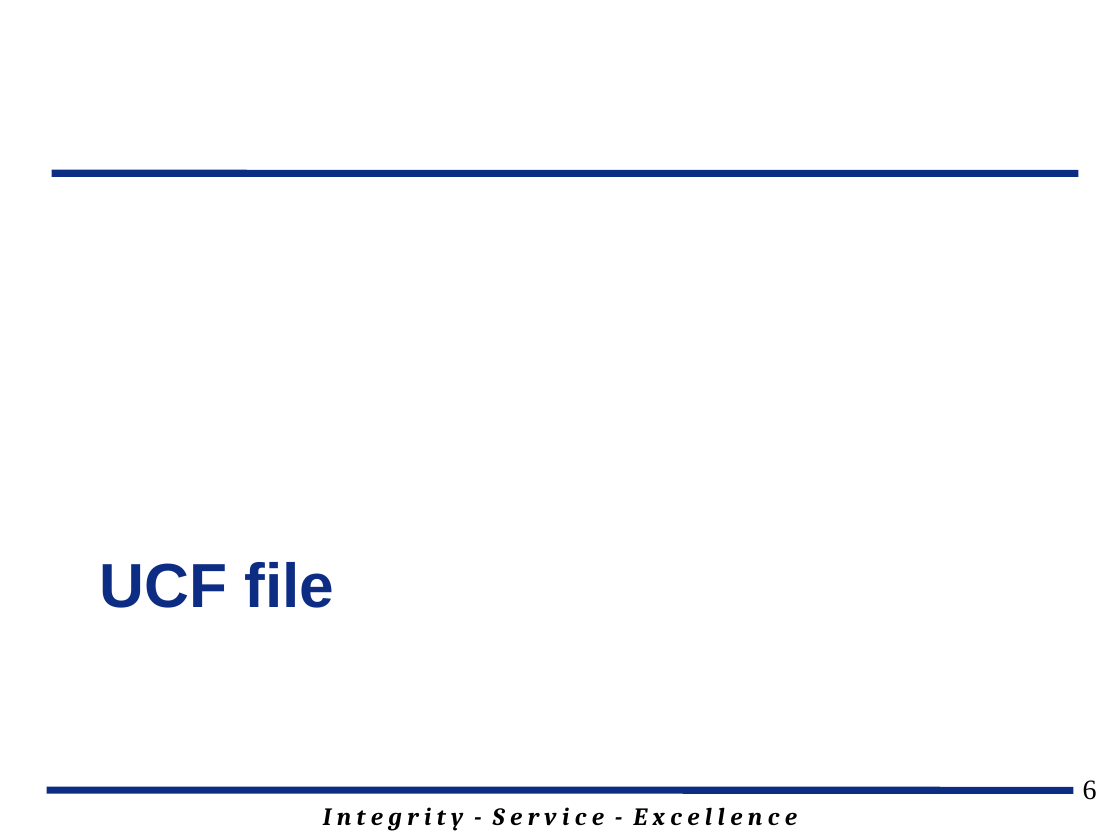
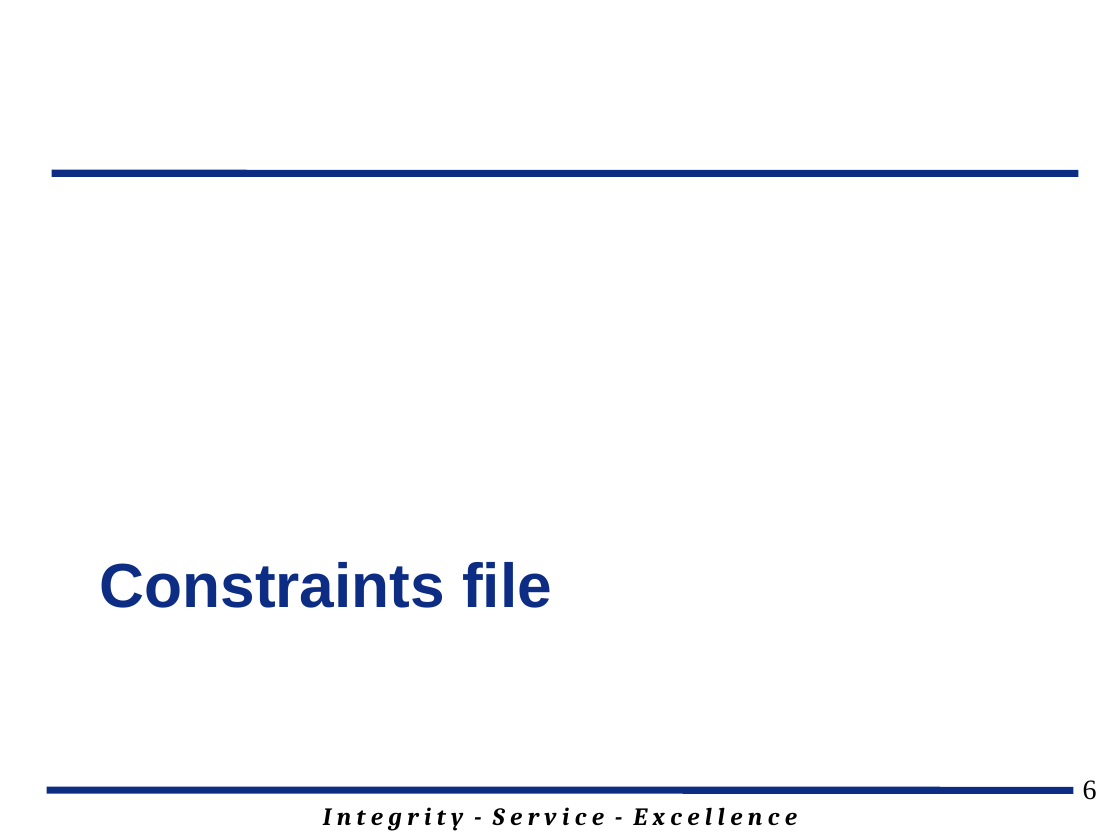
Before and after one commit to jfalkinburg/ECE383_web, a slide deck: slide 6 of lecture/slides/ECE_383_Lec3.pptx. Drawn at 1120x840 pixels with LibreOffice and Linux fonts; fonts in the diff are those of the drawing; background and template pictures are left out. Boxes give left, top, right and bottom in pixels: in the first picture for what was removed or moved away, otherwise in the second. Text is boxed around its words. In the diff, an @@ line names an element or a change of style, - is before the commit and + after.

```diff
--- a/lecture/slides/ECE_383_Lec3.pptx
+++ b/lecture/slides/ECE_383_Lec3.pptx
@@ title at (100, 562, 552, 608): text changed @@
-UCF file
+Constraints file
```
Also in this commit, not shown: 6 other slides changed, 4 other files.
